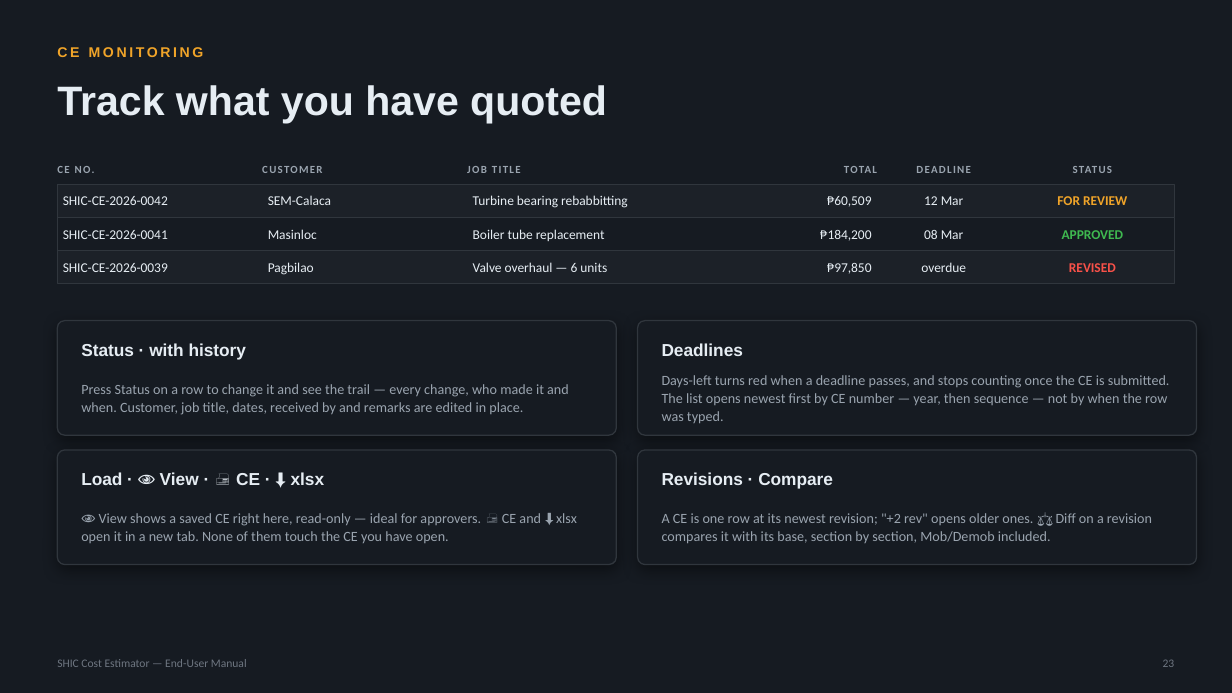
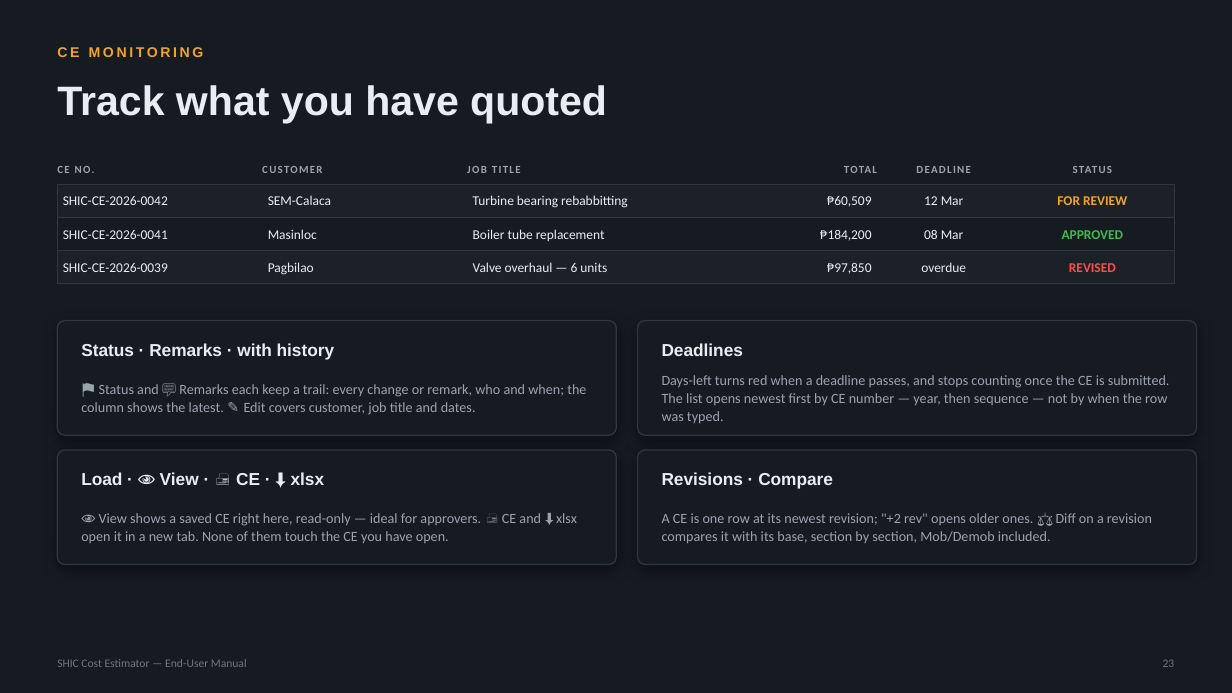
Before and after one commit to SYNERCORE/CostEstimation, a slide deck: slide 23 of docs/SHIC-Cost-Estimator-User-Manual.pptx. Drawn at 1232x693 pixels with LibreOffice and Linux fonts; fonts in the diff are those of the drawing. Boxes give left, top, right and bottom in pixels: in the first picture for what was removed or moved away, otherwise in the second. Text is boxed around its words. In the diff, an @@ line names an element or a change of style, - is before the commit and + after.

```diff
--- a/docs/SHIC-Cost-Estimator-User-Manual.pptx
+++ b/docs/SHIC-Cost-Estimator-User-Manual.pptx
@@ text at [81, 343, 335, 360]: text changed @@
-Status · with history
+Status · Remarks · with history
@@ text at [81, 384, 586, 415]: text changed @@
-Press Status on a row to change it and see the trail — every change, who made it and when. Customer, job title, dates, received by and remarks are edited in place.
+⚑ Status and 💬 Remarks each keep a trail: every change or remark, who and when; the column shows the latest. ✎ Edit covers customer, job title and dates.
```
